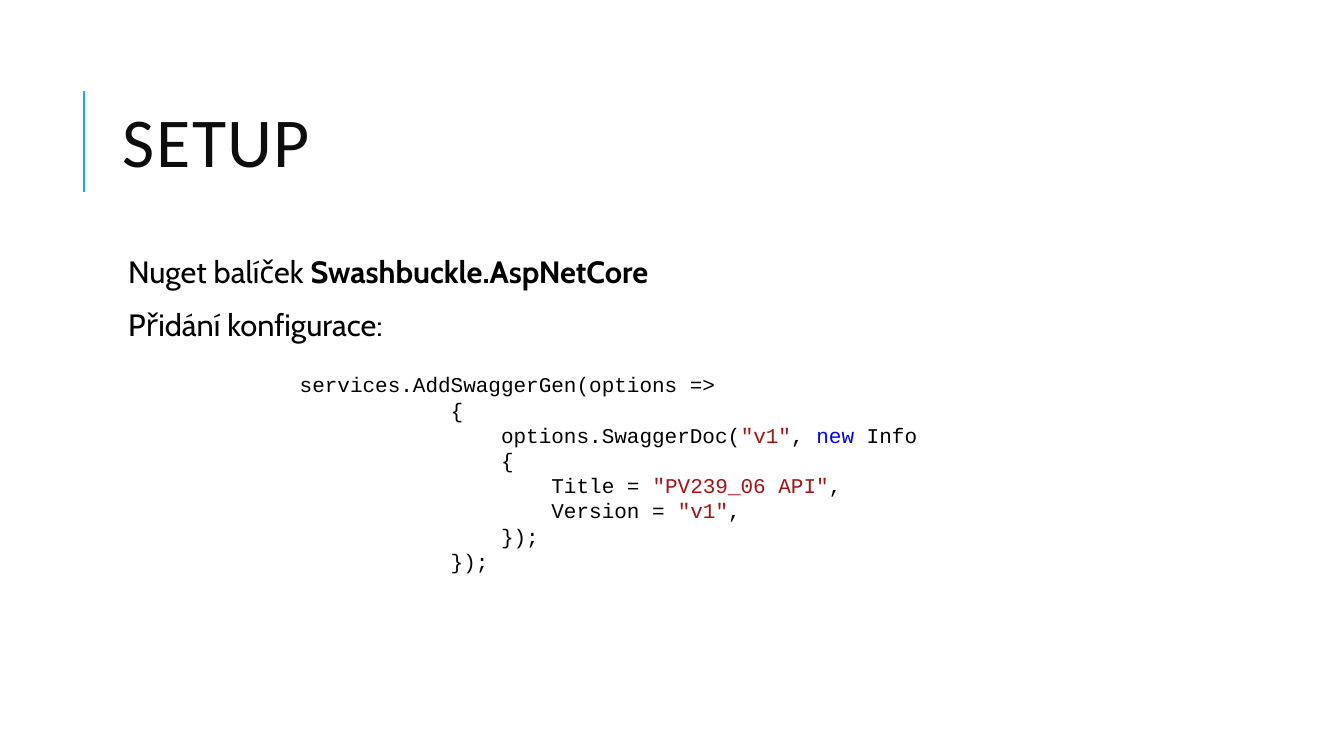
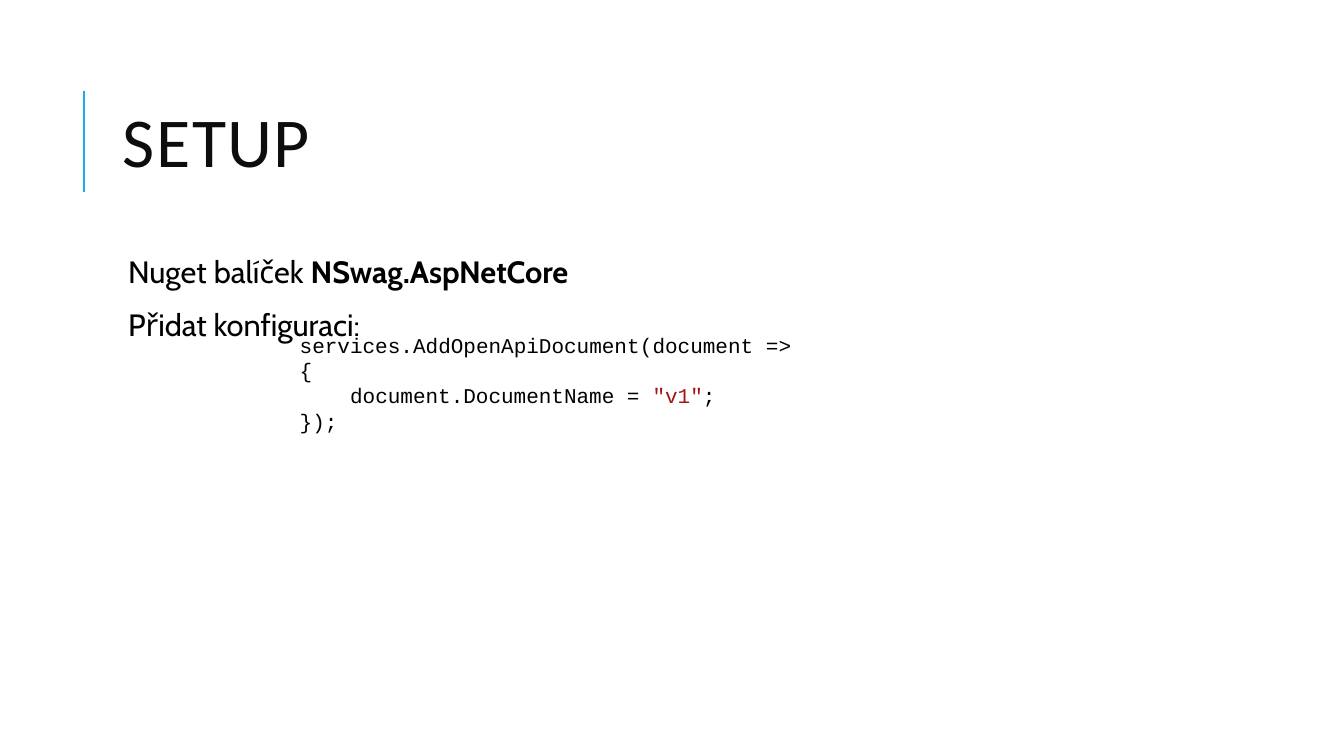
Before and after one commit to jasho/pv239-maui, a slide deck: slide 7 of 06_API/PV239-Xamarin-06_API.pptx. Drawn at 1344x756 pixels with LibreOffice and Linux fonts; fonts in the diff are those of the drawing. Boxes give left, top, right and bottom in pixels: in the first picture for what was removed or moved away, otherwise in the second. Text is boxed around its words. In the diff, an @@ line names an element or a change of style, - is before the commit and + after.

Commit message:
Lab 06 - Switched working with OpenAPI from Swashbuckle/AutoRest to NSwag. Added NSwagStudio configuration file. Updated presentation. Lab 05 - Added resource dictionaries

```diff
--- a/06_API/PV239-Xamarin-06_API.pptx
+++ b/06_API/PV239-Xamarin-06_API.pptx
@@ text at (128, 261, 569, 343): text changed @@
-  Nuget balíček Swashbuckle.AspNetCore
-  Přidání konfigurace:
+  Nuget balíček NSwag.AspNetCore
+  Přidat konfiguraci:
@@ text at (300, 338, 754, 407): paragraph removed @@
-});
@@ text "services.AddOpenApiDocument(document =>": place and size @@
-text "services.AddOpenApiDocument(document =>" at (300, 377, 917, 522)
+text "services.AddOpenApiDocument(document =>" at (300, 338, 754, 407)
@@ text at (300, 338, 754, 358): text changed @@
-services.AddSwaggerGen(options =>
+services.AddOpenApiDocument(document =>
@@ text at (350, 388, 716, 407): text changed @@
-options.SwaggerDoc("v1", new Info
-{
-Title = "PV239_06 API",
-Version = "v1",
+document.DocumentName = "v1";
```
Also in this commit, not shown: 4 other slides changed, 1 slide added, 1 slide removed, 36 other files.
